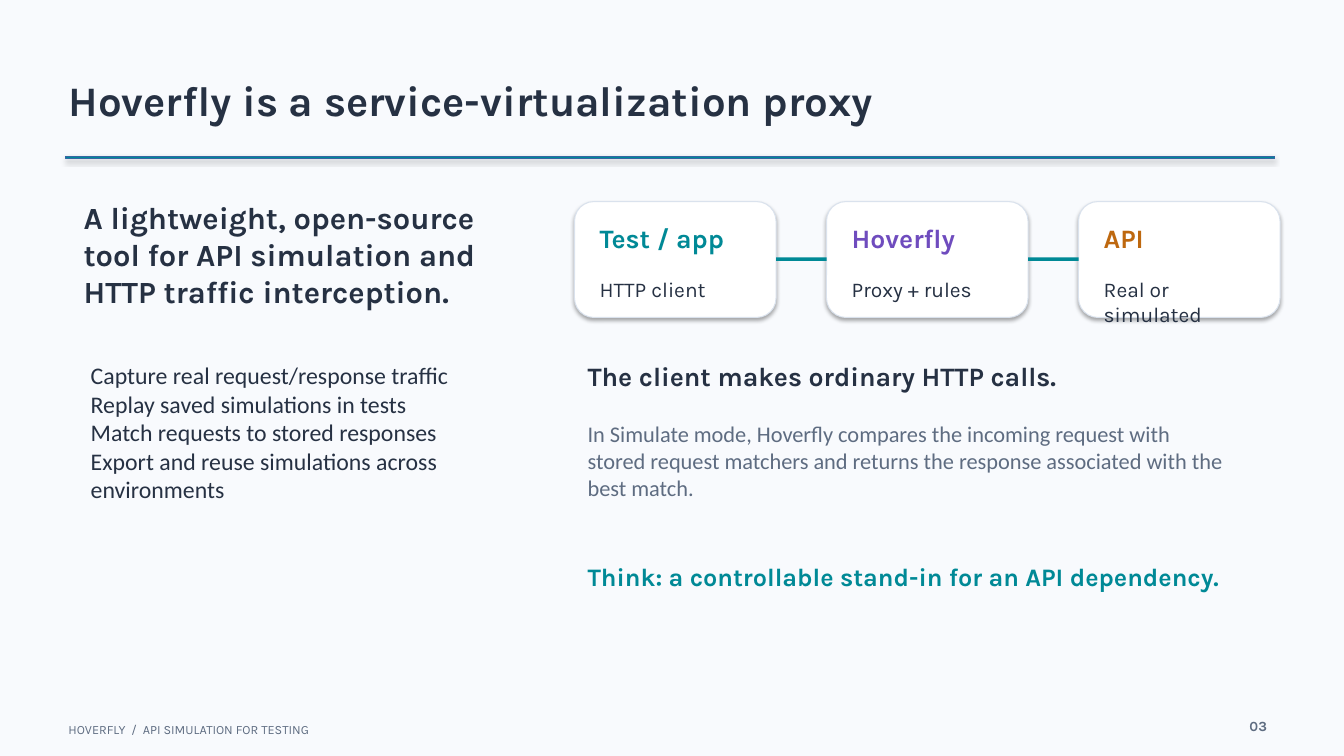
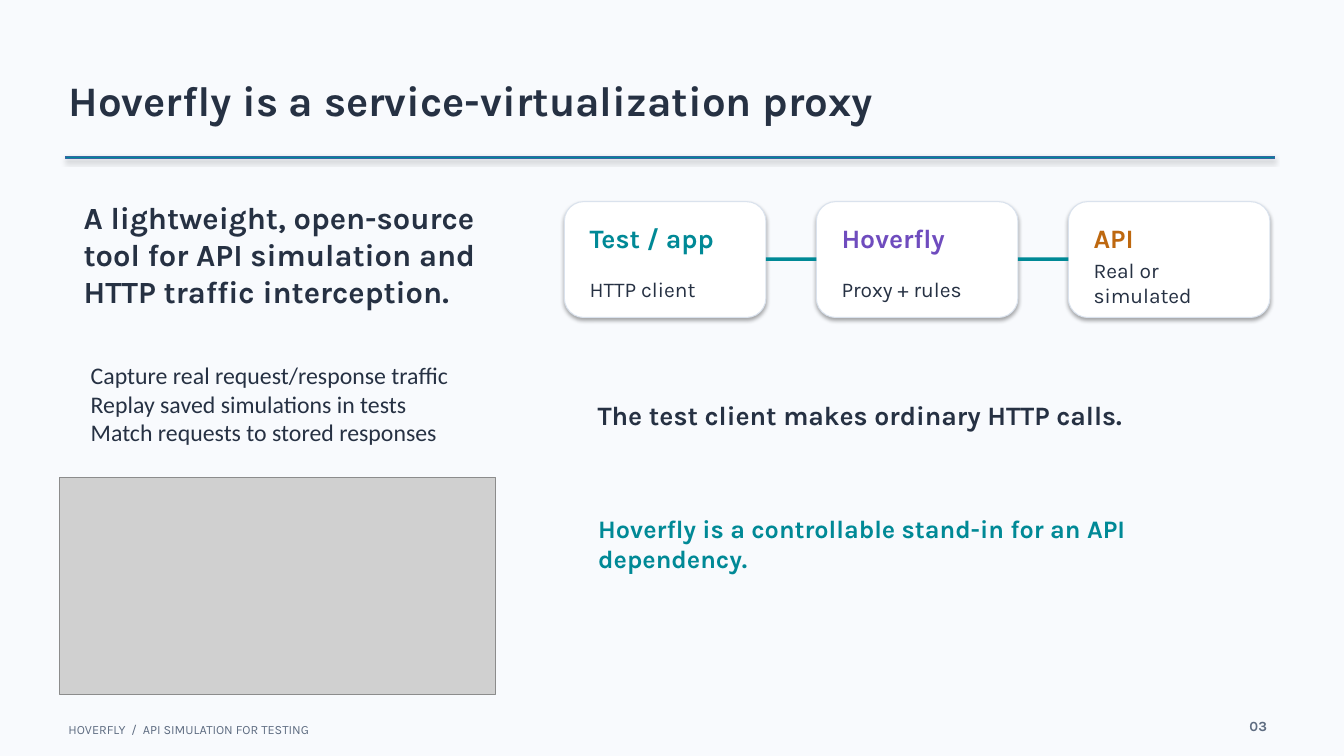
Before and after one commit to gabrielSpassos/pocs, a slide deck: slide 3 of hoverfly/hoverfly.pptx. Drawn at 1344x756 pixels with LibreOffice and Linux fonts; fonts in the diff are those of the drawing; grey boxes stand for pictures. Boxes give left, top, right and bottom in pixels: in the first picture for what was removed or moved away, otherwise in the second. Text is boxed around its words. In the diff, an @@ line names an element or a change of style, - is before the commit and + after.

Commit message:
feat: update hoverfly

```diff
--- a/hoverfly/hoverfly.pptx
+++ b/hoverfly/hoverfly.pptx
@@ 5 texts, 3 rounded rectangles, 2 lines: place and size @@
-5 texts, 3 rounded rectangles, 2 lines at (575, 202, 1280, 318)
+5 texts, 3 rounded rectangles, 2 lines at (565, 202, 1270, 318)
@@ text "Real or simulated": place and size @@
-text "Real or simulated" at (1104, 282, 1202, 323)
+text "Real or simulated" at (1094, 263, 1192, 304)
@@ text at (91, 367, 447, 445): text changed @@
-Capture real request/response traffic
-Replay saved simulations in tests
-Match requests to stored responses
-Export and reuse simulations across environments
+Capture real request/response traffic
+Replay saved simulations in tests
+Match requests to stored responses
@@ text at (598, 406, 1121, 432): text changed @@
-The client makes ordinary HTTP calls.
+The test client makes ordinary HTTP calls.
@@ text removed at (588, 426, 1222, 496) @@
-In Simulate mode, Hoverfly compares the incoming request with stored request matchers and returns the response associated with the best match.
@@ picture added at (59, 477, 496, 695) @@
@@ text at (598, 520, 1125, 574): text changed @@
-Think: a controllable stand-in for an API dependency.
+Hoverfly is a controllable stand-in for an API dependency.
```
Also in this commit, not shown: 2 other slides changed, 2 slides removed.
